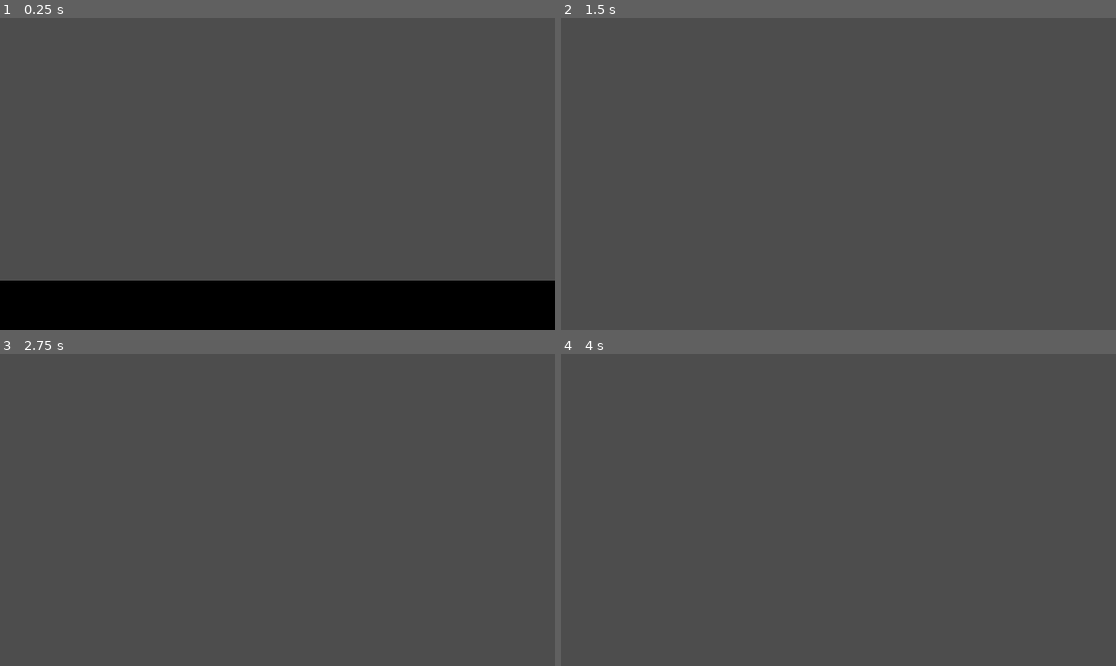
Above: before the commit, frames 1-4 (two rows, left to right).
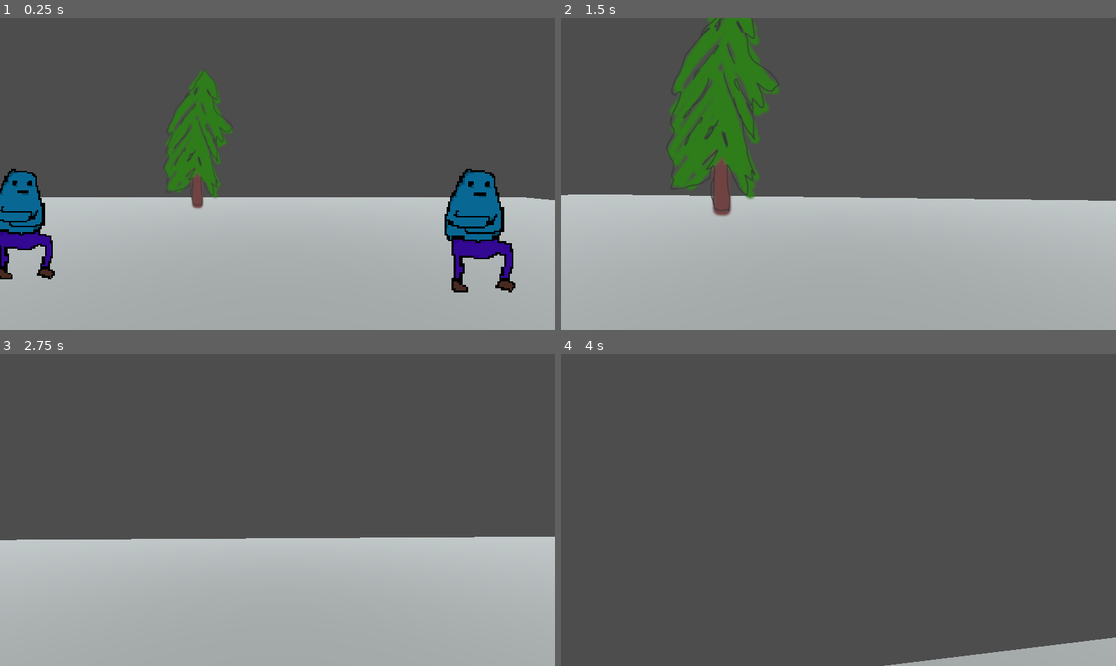
Above: after the commit, the same moments.

Repository: theowiik/xmas-game-jam-2025
Game: Godot game, scene res://scenes/main.tscn
The game is run twice, just before and just after one commit, with the same random seed, the same clock (stepped at 60 frames per second) and the same inputs.
Inputs (mouse positions are in pixels of both pictures, inside the frame that each line leads up to):
- Up to frame 1 (0.25 s): no input
- Up to frame 2 (1.5 s): tap Enter at 0.5 s; move the mouse to (866, 174) at 0.52 s; hold W (WALK_FORWARD) from 0.53 s (still down); tap Space (JUMP) at 0.77 s; move the mouse to (810, 174) at 1.27 s
- Up to frame 3 (2.75 s): keep holding W (WALK_FORWARD); tap Space (JUMP) at 1.52 s; move the mouse to (288, 503) at 2.02 s
- Up to frame 4 (4 s): keep holding W (WALK_FORWARD); tap Space (JUMP) at 2.75, 3.02, 3.77 s; move the mouse to (832, 516) at 2.77 s; move the mouse to (877, 513) at 3.52 s

The runs differ from the first frame. In frame 1, 46% of the frame differs, in the area x 0-100%, y 16-100%; in frame 2, 49%, in the area x 0-100%, y 0-100%; in frame 3, 41%; in frame 4, 1.9%.

Commit message:
Add sprite files

Diff:
--- /dev/null
+++ b/objects/person.tscn
@@ -0,0 +1,17 @@
+[gd_scene load_steps=3 format=3 uid="uid://ka2ji00su2ft"]
+
+[ext_resource type="Texture2D" uid="uid://b36ifskhaht75" path="res://assets/sprites/person.png" id="1_7g1rn"]
+
+[sub_resource type="CapsuleMesh" id="CapsuleMesh_7g1rn"]
+
+[node name="Person" type="Node3D"]
+
+[node name="Sprite3D" type="Sprite3D" parent="."]
+transform = Transform3D(3, 0, 0, 0, 3, 0, 0, 0, 3, 0, 0, 0)
+billboard = 2
+texture_filter = 0
+texture = ExtResource("1_7g1rn")
+
+[node name="Reference" type="MeshInstance3D" parent="."]
+visible = false
+mesh = SubResource("CapsuleMesh_7g1rn")
--- /dev/null
+++ b/objects/store.tscn
@@ -0,0 +1,22 @@
+[gd_scene load_steps=4 format=3 uid="uid://db8ym36hjqs6c"]
+
+[ext_resource type="Texture2D" uid="uid://dmo6qtlfqljl" path="res://assets/sprites/store.png" id="1_oumfq"]
+
+[sub_resource type="BoxShape3D" id="BoxShape3D_nr3ms"]
+size = Vector3(5.542, 2.547, 1)
+
+[sub_resource type="CapsuleMesh" id="CapsuleMesh_oumfq"]
+
+[node name="Node3D" type="StaticBody3D"]
+
+[node name="CollisionShape3D" type="CollisionShape3D" parent="."]
+shape = SubResource("BoxShape3D_nr3ms")
+
+[node name="Sprite3D" type="Sprite3D" parent="."]
+transform = Transform3D(0.28, 0, 0, 0, 0.28, 0, 0, 0, 0.28, 0, 0, 0)
+billboard = 2
+texture = ExtResource("1_oumfq")
+
+[node name="MeshInstance3D" type="MeshInstance3D" parent="."]
+visible = false
+mesh = SubResource("CapsuleMesh_oumfq")
--- /dev/null
+++ b/objects/tree.tscn
@@ -0,0 +1,10 @@
+[gd_scene load_steps=2 format=3 uid="uid://bn1if5g85g55r"]
+
+[ext_resource type="Texture2D" uid="uid://bh71en6tllg5i" path="res://assets/sprites/tree.png" id="1_j00qk"]
+
+[node name="Tree" type="StaticBody3D"]
+
+[node name="Sprite3D" type="Sprite3D" parent="."]
+transform = Transform3D(0.32, 0, 0, 0, 0.32, 0, 0, 0, 0.32, 0, 0, 0)
+billboard = 2
+texture = ExtResource("1_j00qk")
--- a/scenes/main.tscn
+++ b/scenes/main.tscn
@@ -1,16 +1,19 @@
-[gd_scene load_steps=5 format=3 uid="uid://ovaec6nc7m42"]
+[gd_scene load_steps=8 format=3 uid="uid://ovaec6nc7m42"]
 
 [ext_resource type="PackedScene" uid="uid://wilclsh64myp" path="res://objects/player.tscn" id="1_o5qli"]
+[ext_resource type="PackedScene" uid="uid://ka2ji00su2ft" path="res://objects/person.tscn" id="2_0wfyh"]
+[ext_resource type="PackedScene" uid="uid://db8ym36hjqs6c" path="res://objects/store.tscn" id="3_sugp2"]
+[ext_resource type="PackedScene" uid="uid://bn1if5g85g55r" path="res://objects/tree.tscn" id="4_jyhfs"]
 
 [sub_resource type="BoxShape3D" id="BoxShape3D_o5qli"]
-size = Vector3(11.490173, 1, 10.053284)
+size = Vector3(52.07866, 1, 43.34694)
 
 [sub_resource type="StandardMaterial3D" id="StandardMaterial3D_o5qli"]
-albedo_color = Color(0.054579847, 0.12838903, 0.046354443, 1)
+albedo_color = Color(0.83874166, 0.8673098, 0.86961716, 1)
 
 [sub_resource type="BoxMesh" id="BoxMesh_o5qli"]
 material = SubResource("StandardMaterial3D_o5qli")
-size = Vector3(11.55, 1, 10.07)
+size = Vector3(46.21, 1, 40.345)
 
 [node name="Main" type="Node3D"]
 
@@ -25,3 +28,22 @@
 
 [node name="MeshInstance3D" type="MeshInstance3D" parent="StaticBody3D"]
 mesh = SubResource("BoxMesh_o5qli")
+
+[node name="Node3D" parent="." instance=ExtResource("2_0wfyh")]
+transform = Transform3D(1, 0, 0, 0, 1, 0, 0, 0, 1, 3.3563247, 0, -4.2235384)
+
+[node name="Node3D3" parent="." instance=ExtResource("2_0wfyh")]
+transform = Transform3D(1, 0, 0, 0, 1, 0, 0, 0, 1, -4.694105, 0, -4.6321945)
+
+[node name="Node3D4" parent="." instance=ExtResource("2_0wfyh")]
+transform = Transform3D(1, 0, 0, 0, 1, 0, 0, 0, 1, -4.4638567, 0, 4.3397207)
+
+[node name="Node3D2" parent="." instance=ExtResource("3_sugp2")]
+transform = Transform3D(1, 0, 0, 0, 1, 0, 0, 0, 1, -9.700038, 1.1580691, -2.2665484)
+
+[node name="DirectionalLight3D" type="DirectionalLight3D" parent="."]
+transform = Transform3D(1, 0, 0, 0, 0.25881907, 0.9659258, 0, -0.9659258, 0.25881907, 0, 9.349139, 0)
+light_energy = 0.547
+
+[node name="Tree" parent="." instance=ExtResource("4_jyhfs")]
+transform = Transform3D(1, 0, 0, 0, 1, 0, 0, 0, 1, -3.9814558, 2.7003293, -12.030553)
Binary file added: assets/sprites/person.png
Not shown, added: assets/sprites/person.png.import
Binary file added: assets/sprites/store.png
Not shown, added: assets/sprites/store.png.import
Binary file added: assets/sprites/tree.png
Not shown, added: assets/sprites/tree.png.import
Binary file added: project_files/person.png
Not shown, added: project_files/person.png.import
Not shown, added: project_files/person.pxo
Not shown, added: project_files/person.xcf
Not shown, added: project_files/store.xcf
Not shown, added: project_files/tree.xcf
